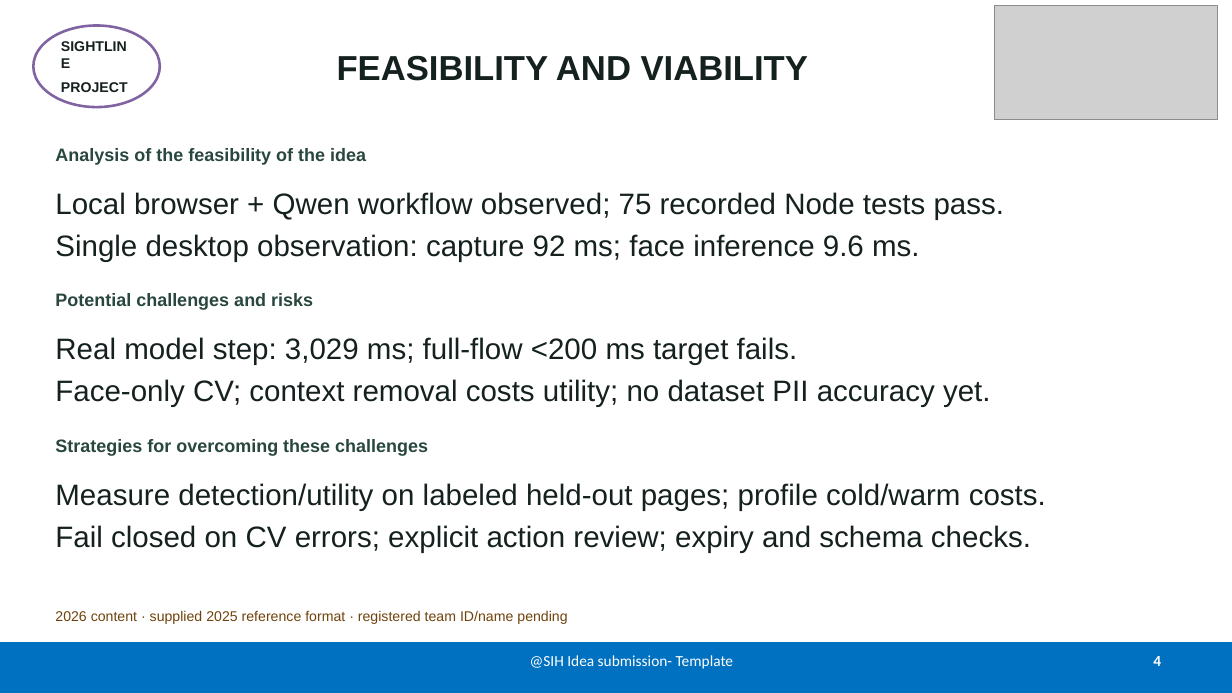
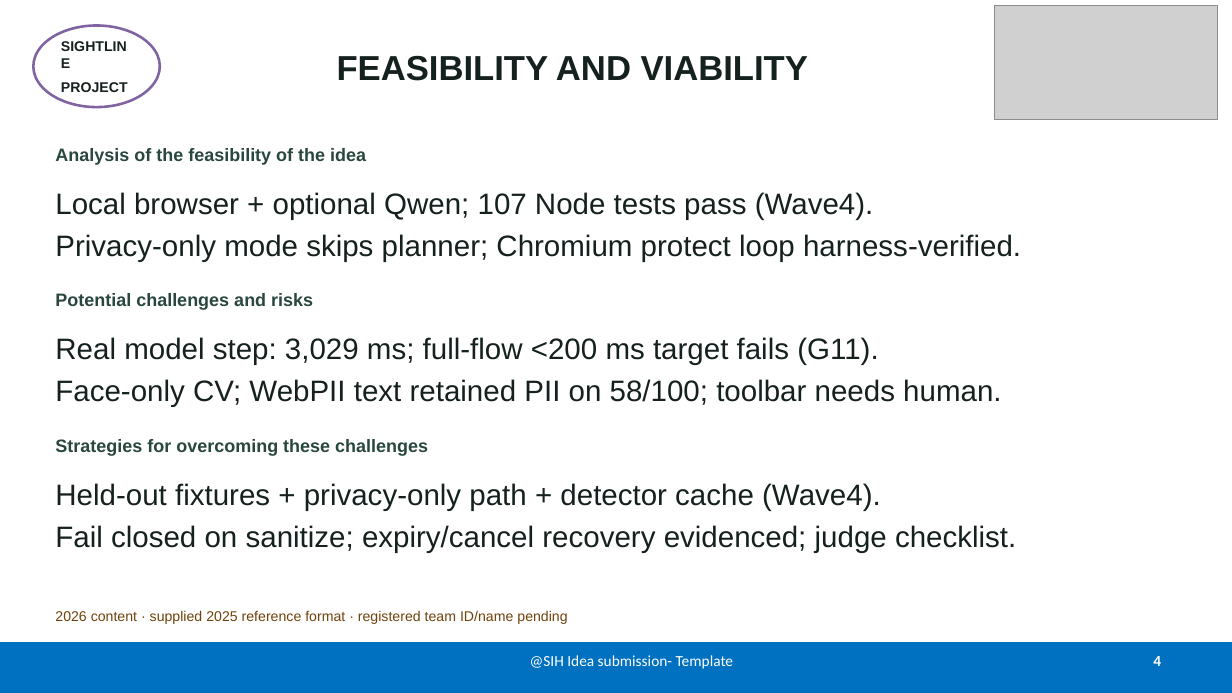
Before and after one commit to francisreubenr-rvu/sih-2026, a slide deck: slide 4 of Docs/submission-deck.pptx. Drawn at 1232x693 pixels with LibreOffice and Linux fonts; fonts in the diff are those of the drawing; grey boxes stand for pictures. Boxes give left, top, right and bottom in pixels: in the first picture for what was removed or moved away, otherwise in the second. Text is boxed around its words. In the diff, an @@ line names an element or a change of style, - is before the commit and + after.

Commit message:
Record wave-4 rubric diagnostics, latency evidence, and honest gate updates
Write core-latency and expanded fixture results, close additional gates with real evidence, refresh Website and submission decks with Wave 1–4 claims, and keep submission_ready false while G11 fails.

```diff
--- a/Docs/submission-deck.pptx
+++ b/Docs/submission-deck.pptx
@@ text at (55, 192, 1021, 261): text changed @@
-Local browser + Qwen workflow observed; 75 recorded Node tests pass.
-Single desktop observation: capture 92 ms; face inference 9.6 ms.
+Local browser + optional Qwen; 107 Node tests pass (Wave4).
+Privacy-only mode skips planner; Chromium protect loop harness-verified.
@@ text at (55, 337, 1001, 406): text changed @@
-Real model step: 3,029 ms; full-flow <200 ms target fails.
-Face-only CV; context removal costs utility; no dataset PII accuracy yet.
+Real model step: 3,029 ms; full-flow <200 ms target fails (G11).
+Face-only CV; WebPII text retained PII on 58/100; toolbar needs human.
@@ text at (55, 483, 1016, 552): text changed @@
-Measure detection/utility on labeled held-out pages; profile cold/warm costs.
-Fail closed on CV errors; explicit action review; expiry and schema checks.
+Held-out fixtures + privacy-only path + detector cache (Wave4).
+Fail closed on sanitize; expiry/cancel recovery evidenced; judge checklist.
```
Also in this commit, not shown: 1 other slide changed, 26 other files.
